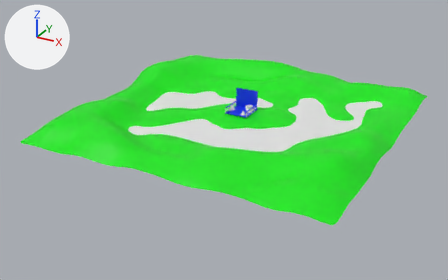
The FBX model Resource/Model/demo.fbx, before and after one commit.
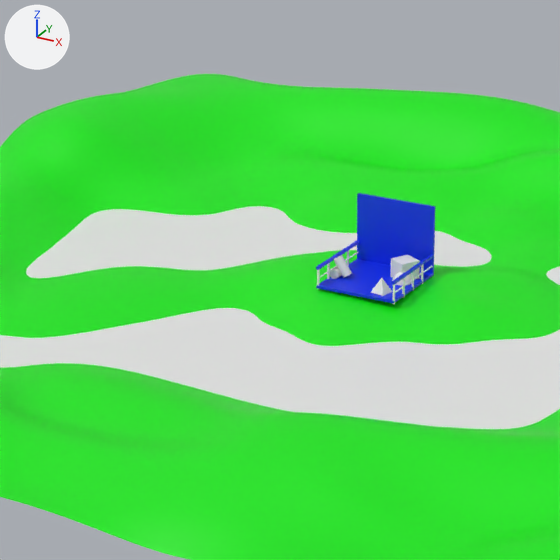
There are two pictures of each version: one whole from a 50 mm camera at (0.935, -1.826, 0.787) aimed at (-0.029, -0.074, -0.089), one close up on the part from 31% to 65% of the width and 13% to 67% of the height. The lights are fixed; the arrows at upper left show +X, +Y and +Z. Where no turn or scale is listed for an object, it has been applied to the vertices. Vertices at the same position are counted once.
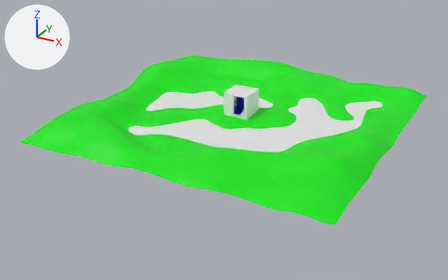
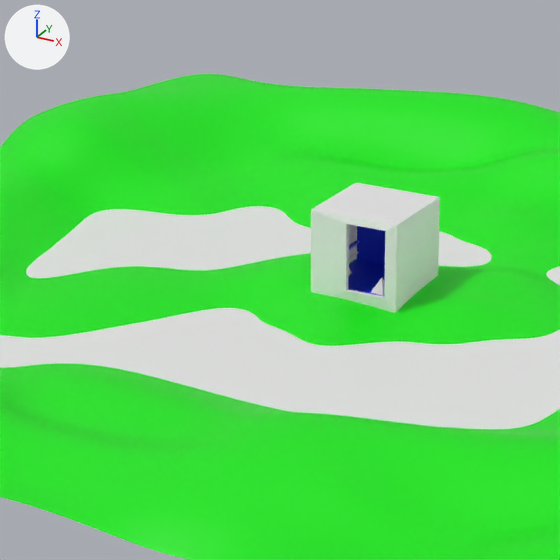
Location of each change, (x1, y1, x2, y2) in pixels of the close-ups (560 x 560 px):
part 1 of me_plane_001, added
    after: (311, 183, 440, 313)

The change, as a diff of the scene's bpy script:
```diff
--- a/Resource/Model/demo.fbx.py
+++ b/Resource/Model/demo.fbx.py
@@ me_plane_001 @@
 # used by ob_plane_001; location = (0.0, 0.0, 0.0)
-me_plane_001.from_pydata(...)  # 17151 vertices, 17294 faces; spans x -0.536..0.537, y -0.537..0.536, z -0.027..0.068
+me_plane_001.from_pydata(...)  # 17175 vertices, 17316 faces; spans x -0.536..0.537, y -0.537..0.536, z -0.027..0.077
+# me_plane_001 part 1: a new loose piece of 24 vertices spanning x -0.045..0.045, y -0.047..0.045, z -0.014..0.077, in mat_metal (white #e7e7e7)
 me_plane_001.materials.append(mat_metal)
```
